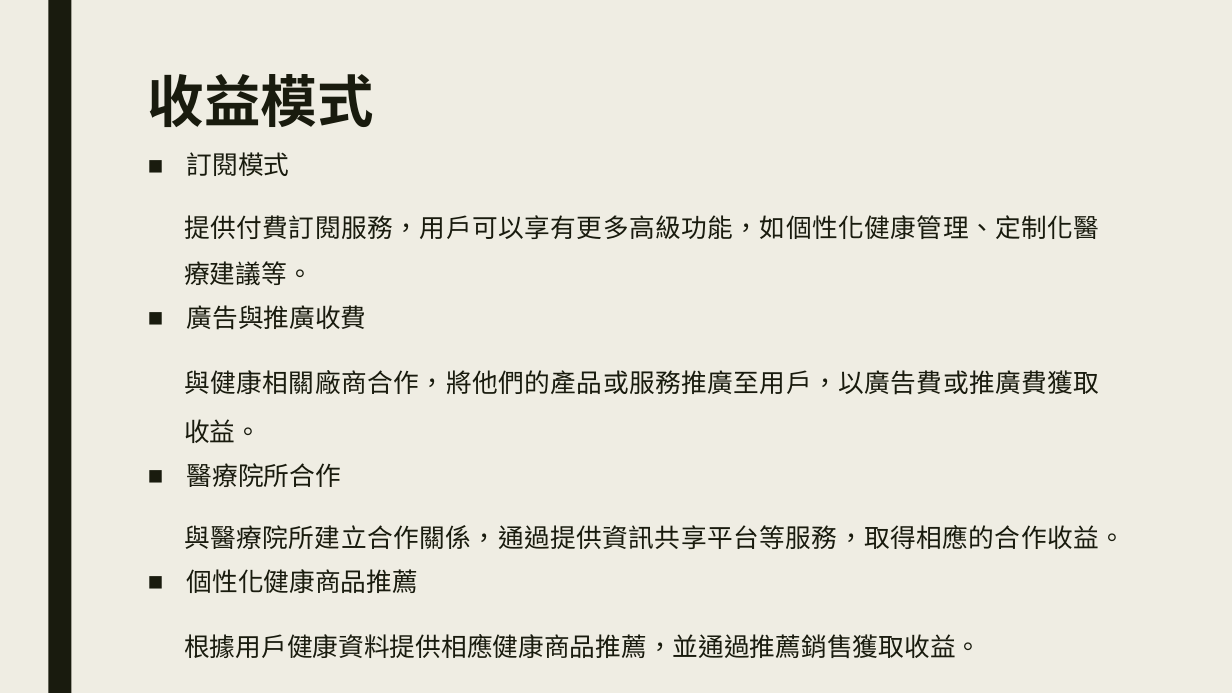
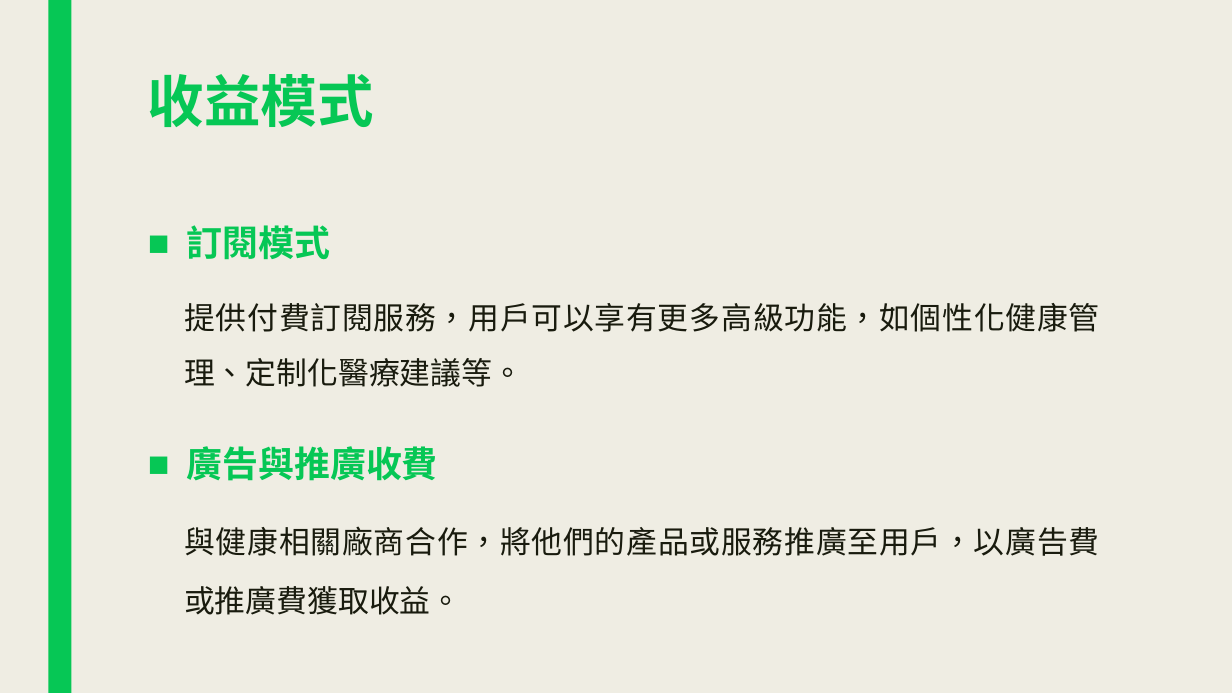
Before and after one commit to plum0411/e-commerce, a slide deck: slide 24 of LINE在電商領域能提出之新功能.pptx (slide 20 before the commit). Drawn at 1232x693 pixels with LibreOffice and Linux fonts; fonts in the diff are those of the drawing. Boxes give left, top, right and bottom in pixels: in the first picture for what was removed or moved away, otherwise in the second. Text is boxed around its words. In the diff, an @@ line names an element or a change of style, - is before the commit and + after.

```diff
--- a/LINE在電商領域能提出之新功能.pptx
+++ b/LINE在電商領域能提出之新功能.pptx
@@ rectangle at (x1=48, y1=0, x2=71, y2=693): fill #191B0E to #06C755 @@
@@ title "收益模式" at (x1=148, y1=74, x2=374, y2=127): text colour #191B0E to #06C755 @@
@@ text "訂閱模式" moved from (x1=184, y1=152, x2=1125, y2=658) to (x1=184, y1=225, x2=1099, y2=615) @@
@@ text "訂閱模式" at (x1=184, y1=225, x2=1099, y2=615): size 20 to 28 pt, text colour #191B0E to #06C755, bold on in "訂閱模式", "廣告與推廣收費"; size 20 to 24 pt in "提供付費訂閱服務，用戶可以享有更多高級功能，如個性化健康管理、定制化醫療建議等。", "與健康相關廠商合作，將他們的產品或服務推廣至用戶，以廣告費或推廣費獲取收益。" @@
@@ text at (x1=184, y1=463, x2=1125, y2=658): paragraphs removed @@
-■ 醫療院所合作
-與醫療院所建立合作關係，通過提供資訊共享平台等服務，取得相應的合作收益。
-■ 個性化健康商品推薦
-根據用戶健康資料提供相應健康商品推薦，並通過推薦銷售獲取收益。
```
Also in this commit, not shown: 22 other slides changed, 5 slides added, 2 other files.
